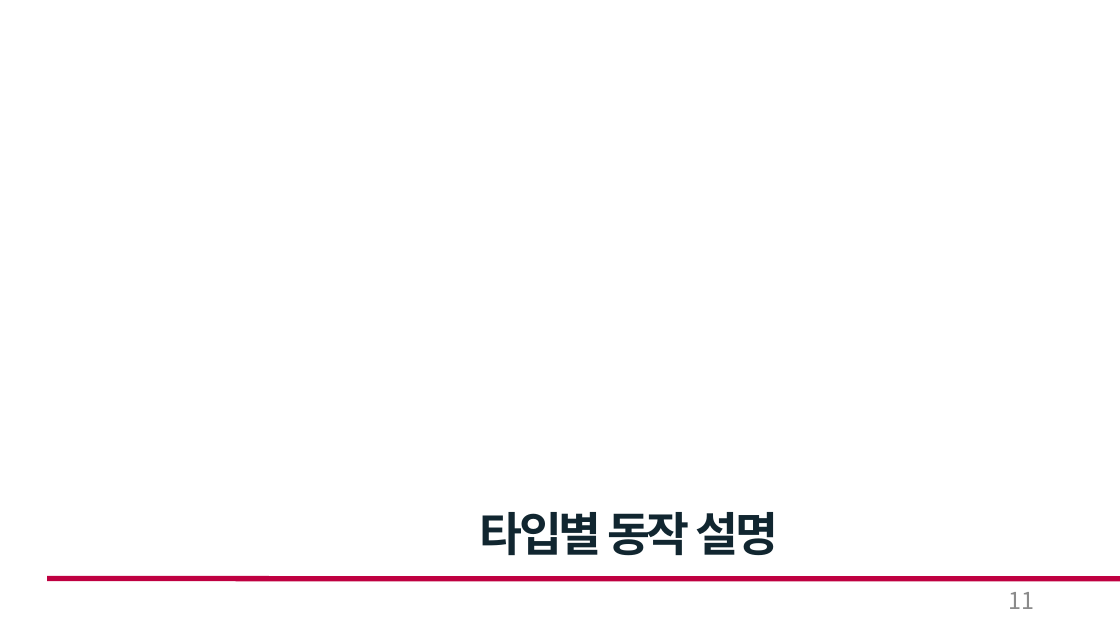
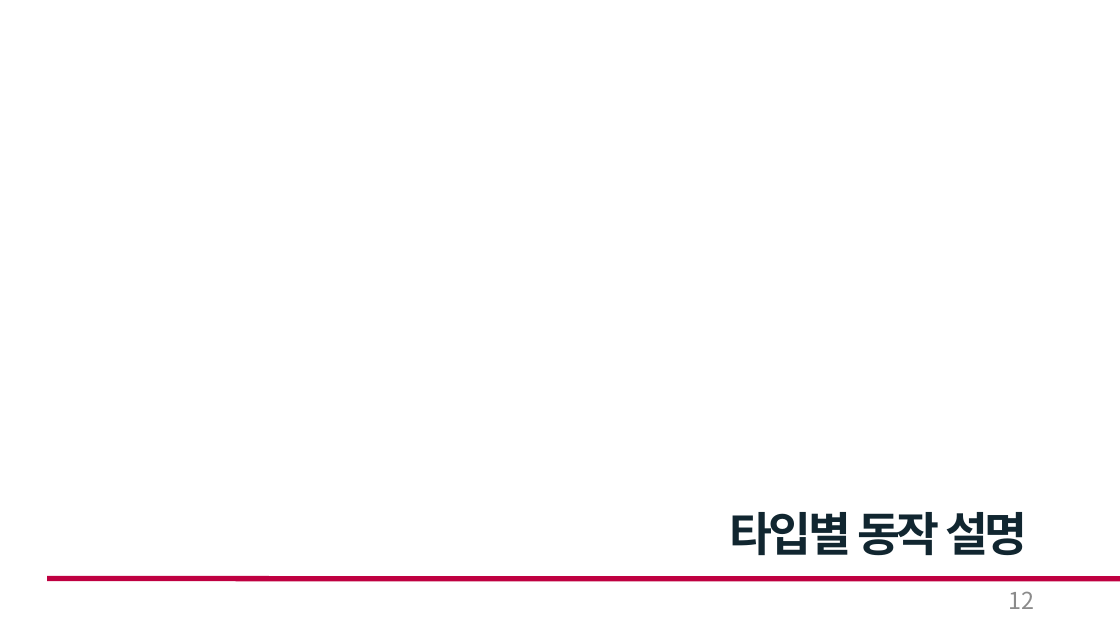
Before and after one commit to cong2738/my_RISC-V, a slide deck: slide 12 of Single Cycle RISC-V 발표_박호윤.pptx (slide 11 before the commit). Drawn at 1120x630 pixels with LibreOffice and Linux fonts; fonts in the diff are those of the drawing. Boxes give left, top, right and bottom in pixels: in the first picture for what was removed or moved away, otherwise in the second. Text is boxed around its words. In the diff, an @@ line names an element or a change of style, - is before the commit and + after.

```diff
--- a/Single Cycle RISC-V 발표_박호윤.pptx
+++ b/Single Cycle RISC-V 발표_박호윤.pptx
@@ text "타입별 동작 설명": place and size @@
-text "타입별 동작 설명" at <box>480,512,778,556</box>
+text "타입별 동작 설명" at <box>729,512,1027,556</box>
@@ page number at <box>1008,591,1034,609</box>: text changed @@
-11
+12
```
Also in this commit, not shown: 23 other slides changed, 3 slides added, 2 slides removed.
